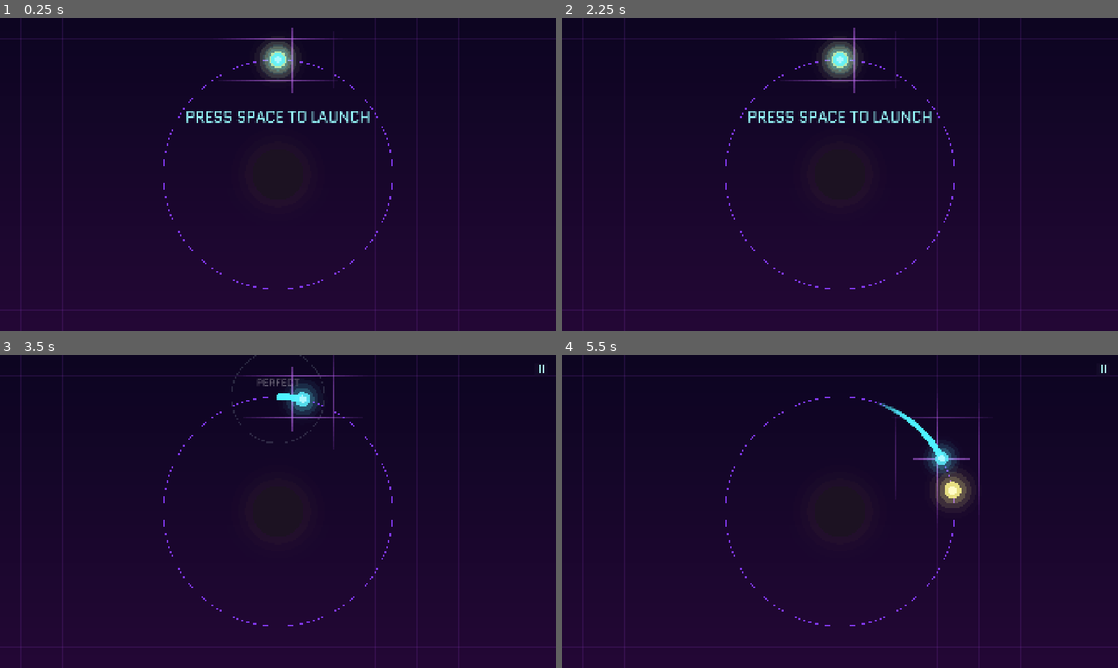
Above: before the commit, frames 1-4 (two rows, left to right).
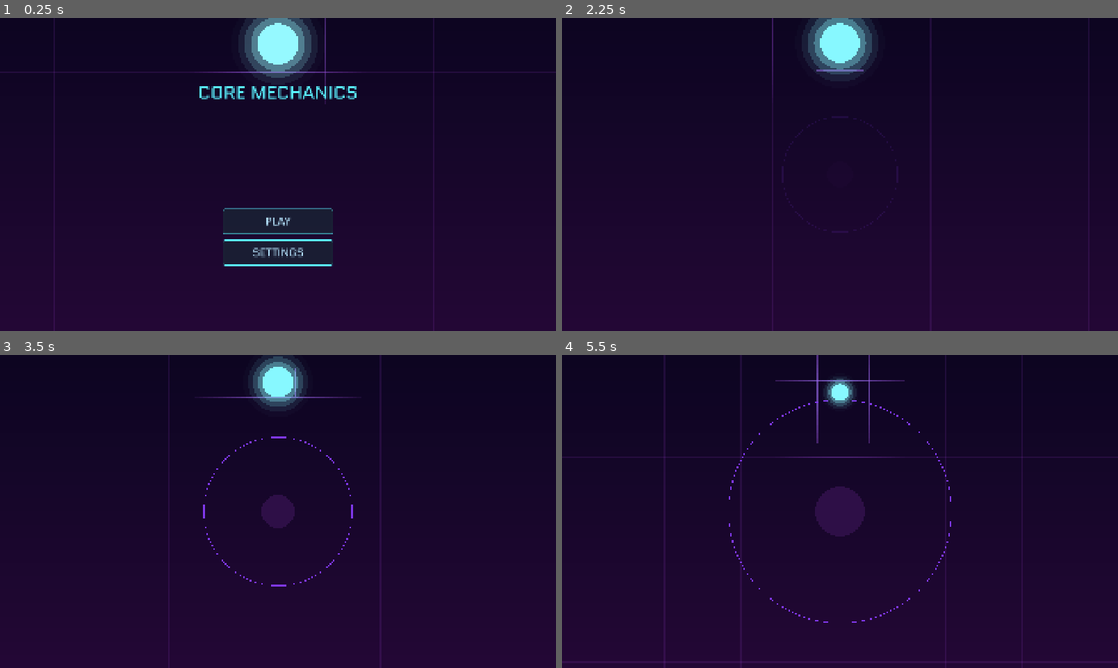
Above: after the commit, the same moments.

Repository: kjbrown-sandbox/juniper-dev-gamejam
Game: Godot game, scene res://MainMenu.tscn
Same seed, same stepped clock (60 frames per second), same inputs: the game is played once before the commit and once after it. Before the commit the project starts from res://Game.tscn.
Inputs (mouse positions are in pixels of both pictures, inside the frame that each line leads up to):
- Up to frame 1 (0.25 s): no input
- Up to frame 2 (2.25 s): click (840, 252) at 0.5 s, where only the run after the commit has a clickable "SETTINGS"; click (840, 193) at 1.25 s, where only the run after the commit has a clickable "BACK"; click (840, 221) at 2 s, where only the run after the commit has a clickable "PLAY"
- Up to frame 3 (3.5 s): tap Enter at 2.75 s; move the mouse to (400, 495) at 2.77 s; hold Up from 2.78 s (still down); hold F from 2.78 s (still down); click (400, 495) at 2.92 s; tap Space at 3.02 s
- Up to frame 4 (5.5 s): move the mouse to (728, 527) at 3.52 s; release Up at 3.53 s; release F at 3.53 s; hold Down 3.53-4.28 s; tap Y at 3.6 s; click (728, 527) at 3.67 s; tap Space at 3.77, 5.27 s; move the mouse to (895, 442) at 4.27 s; hold Up from 4.28 s (still down); tap Enter at 4.35 s; click (895, 442) at 4.42 s; move the mouse to (812, 574) at 5.02 s; tap Keypad Enter at 5.1 s; click (812, 574) at 5.17 s

The runs differ from the first frame. In frame 1, 5.5% of the frame differs, in the area x 0-100%, y 0-94%; in frame 2, 3.8%; in frame 3, 3.6%; in frame 4, 4.7%.

Commit message:
Add main menu scene with seamless moon-fall intro
MainMenu.tscn/.gd is now the project main_scene (own scene, not a Game.gd phase):
- Centered PLAY / SETTINGS as Control nodes; SETTINGS opens a volume panel whose
  slider drives the Master bus (cyan track, 2x grabber, live % readout).
- Menu theme 'Space Sprinkles' starts on launch and fades out during the intro.
- Background grid + glowing hero moon match the in-game look.
- Pressing PLAY runs a moon-drop cinematic that ends on the game's exact first
  frame (moon on the ring's top edge), then cuts to Game.tscn seamlessly.

Game.gd left untouched (separate in-progress work).

Co-Authored-By: Claude Opus 4.8 (1M context) <noreply@anthropic.com>

Diff:
--- /dev/null
+++ b/MainMenu.gd
@@ -0,0 +1,423 @@
+extends Node2D
+# Main menu — its OWN scene (project main_scene). PLAY loads Game.tscn; SETTINGS opens a
+# volume panel. Drawn to feel like the game: same VisualStyle palette, the neon grid (here
+# zoomed-in so only a "tiny piece" shows = big cells), and a glowing hero moon — the object
+# that will later "fall" into the game during the menu→game transition (a later step).
+
+# Palette + font shared with the game (assigned in MainMenu.tscn; falls back to defaults).
+@export var style: VisualStyle
+@export var ui_font: Font
+
+const TITLE := "CORE MECHANICS"     # working title — easy to change
+const MENU_GRID_MULT := 2.6         # bigger cells than in-game → reads as a zoomed-in slice
+const MENU_GLOW_RADIUS := 320.0     # screen px the moon (and later the cursor) shines the grid
+const MENU_GLOW_STRENGTH := 0.8
+const DEFAULT_VOLUME := 80.0        # 0..100, session-only (no save system this jam)
+
+const MENU_MOON_FRAC := 0.08        # menu moon sits high (above the ring's top) so it can drop onto it
+const MENU_MOON_R := 70.0           # menu moon radius (the "huge, zoomed-in" hero)
+
+# Mirrors of Game's start geometry, so the zoom-out reveal lands EXACTLY on the game's first
+# frame (moon at the top of ring 0, planet centered) and the scene cut is invisible.
+const BASE_RADIUS := 180.0
+const PLANET_RADIUS := 40.0
+const MOON_RADIUS := 10.0           # must match Game.gd moon_radius for a seamless hand-off
+const MAX_ZOOM := 2.2
+const VIEW_MARGIN := 0.80
+const INTRO_DUR := 4.0              # seconds of slow zoom-out + fall before the cut to Game.tscn
+
+var time := 0.0
+var moon_pos := Vector2.ZERO
+var volume := DEFAULT_VOLUME
+var state := "menu"                 # menu | intro
+var intro_t := 0.0
+
+var _ui: CanvasLayer
+var _title: Label
+var _menu_box: Control
+var _settings_box: Control
+var _pct_label: Label
+var _music: AudioStreamPlayer
+var _music_started := false
+
+
+func _ready() -> void:
+	if style == null:
+		style = load("res://styles/standard.tres")
+	if ui_font == null:
+		ui_font = load("res://assets/fonts/Quantico/Quantico-Regular.ttf")
+	_set_volume(volume)
+	_build_music()
+	_build_ui()
+
+
+func _process(delta: float) -> void:
+	time += delta
+	var vp := get_viewport_rect().size
+	if state == "intro":
+		intro_t += delta
+		# Fade the menu theme out over the fall, silent by the time the moon lands.
+		var fp := smoothstep(0.0, 1.0, clampf(intro_t / INTRO_DUR, 0.0, 1.0))
+		var lin := clampf(1.0 - fp, 0.0, 1.0)
+		_music.volume_db = -80.0 if lin <= 0.001 else linear_to_db(lin)
+		if intro_t >= INTRO_DUR:
+			get_tree().change_scene_to_file("res://Game.tscn")
+			return
+	else:
+		# Hero moon hovers upper-center with a gentle bob.
+		moon_pos = Vector2(vp.x * 0.5, vp.y * MENU_MOON_FRAC + sin(time * 1.3) * 10.0)
+	queue_redraw()
+
+
+func _input(event: InputEvent) -> void:
+	if state != "menu":
+		return
+	# Web autoplay policy: audio won't start until a user gesture — kick the music on the
+	# first click or keypress.
+	if not _music_started and (event is InputEventMouseButton or event is InputEventKey):
+		_start_music()
+
+
+# ── Rendering ──────────────────────────────────────────────
+func _draw() -> void:
+	var vp := get_viewport_rect().size
+	if state == "intro":
+		_draw_intro(vp)
+		return
+	_draw_bg(vp, _menu_spacing(), moon_pos)
+	# The moon shines the grid patch under it, exactly like the in-game moon.
+	# DEFERRED (waiting on the other agent's final cell-lighting): also feed the mouse
+	# position here so the cursor lights the grid the same way. Hook:
+	#     _grid_shine(vp, _menu_spacing(), get_local_mouse_position(), style.moon_slow)
+	var mcol := style.moon_slow.lerp(style.moon_fast, 0.35 + 0.2 * sin(time * 4.0))
+	_glow_circle(moon_pos, MENU_MOON_R + 3.0 * sin(time * 1.3), mcol)
+
+
+# The "press PLAY" cinematic: the huge menu moon shrinks and the camera pulls back, revealing
+# it settling onto the top of ring 0 with the planet at center — i.e. the game's exact first
+# frame — then we cut to Game.tscn. A short crossfade at the end hides the cut.
+func _draw_intro(vp: Vector2) -> void:
+	var raw := clampf(intro_t / INTRO_DUR, 0.0, 1.0)
+	var center := vp * 0.5
+	var z_end := minf(MAX_ZOOM, (minf(vp.x, vp.y) * 0.5 * VIEW_MARGIN) / BASE_RADIUS)
+
+	# The ring + core zoom in from small, their TOP edge rising to meet the falling moon. Everything
+	# settles to z_end = the game's exact first frame, so the cut into Game.tscn is seamless.
+	var cam_z := lerpf(z_end * 0.5, z_end, smoothstep(0.0, 1.0, raw))
+	var wa := clampf(raw / 0.35, 0.0, 1.0)             # fade the world in over the first part
+
+	# Moon falls STRAIGHT DOWN (x dead-centre) from high above onto the ring's TOP — the spot the
+	# game's moon starts at: centre + (0, -base_radius) * z_end. No rise, no sideways drift.
+	var ring_top := center + Vector2(0.0, -BASE_RADIUS * z_end)
+	var start_pos := Vector2(center.x, vp.y * MENU_MOON_FRAC)
+	var mp := start_pos.lerp(ring_top, raw * raw)      # ease-in = gravity acceleration
+	var mr := lerpf(MENU_MOON_R, MOON_RADIUS * z_end, raw)
+
+	# Grid: game spacing/phase (from 0), so it lines up with the real grid at the hand-off.
+	_draw_bg(vp, lerpf(_menu_spacing(), style.grid_spacing, raw), mp)
+
+	# Core + ring (centred), zooming in + fading in beneath the falling moon.
+	var rcol := style.ring_locked
+	rcol.a *= wa
+	draw_arc(center, BASE_RADIUS * cam_z, 0.0, TAU, 96, rcol, style.ring_w_locked)
+	var pcol := style.planet_sick
+	pcol.a *= wa
+	draw_circle(center, PLANET_RADIUS * cam_z, pcol)
+
+	_glow_circle(mp, mr, style.moon_slow.lerp(style.moon_fast, 0.4))
+
+
+func _menu_spacing() -> float:
+	return maxf(8.0, style.grid_spacing * MENU_GRID_MULT)
+
+
+func _draw_bg(vp: Vector2, sp: float, shine_center: Vector2) -> void:
+	# Gradient backdrop (same 2-/3-stop logic as Game._draw_background).
+	if style.bg_top.a > 0.0 or style.bg_bottom.a > 0.0:
+		var n := maxi(1, style.bg_bands)
+		for i in n:
+			var f := float(i) / float(n)
+			var col: Color
+			if style.use_bg_mid:
+				col = style.bg_top.lerp(style.bg_mid, f * 2.0) if f < 0.5 else style.bg_mid.lerp(style.bg_bottom, (f - 0.5) * 2.0)
+			else:
+				col = style.bg_top.lerp(style.bg_bottom, f)
+			draw_rect(Rect2(0.0, vp.y * f, vp.x, vp.y / float(n) + 1.0), col)
+	if style.enable_starfield:
+		_draw_starfield(vp)
+	if style.enable_grid:
+		# Grid drawn from 0 (same phase as the in-game grid) so it doesn't drift against the real
+		# grid during the hand-off into Game.tscn.
+		var x := 0.0
+		while x <= vp.x:
+			draw_line(Vector2(x, 0), Vector2(x, vp.y), style.grid_color, 1.0)
+			x += sp
+		var y := 0.0
+		while y <= vp.y:
+			draw_line(Vector2(0, y), Vector2(vp.x, y), style.grid_color, 1.0)
+			y += sp
+		_grid_shine(vp, sp, shine_center, style.moon_slow)
+
+
+func _grid_shine(vp: Vector2, sp: float, center: Vector2, tint: Color) -> void:
+	# Local shine: only the patch of grid right around `center` brightens (2D falloff), drawn
+	# as short segments so whole lines don't light up. Mirrors Game._grid_shine.
+	var rad := MENU_GLOW_RADIUS
+	var step := 16.0
+	var gx := ceilf((center.x - rad) / sp) * sp
+	while gx <= center.x + rad:
+		if gx >= 0.0 and gx <= vp.x:
+			var yy := center.y - rad
+			while yy <= center.y + rad:
+				var k := clampf(1.0 - Vector2(gx, yy + step * 0.5).distance_to(center) / rad, 0.0, 1.0)
+				if k > 0.02:
+					var col := style.grid_color.lerp(Color(tint.r, tint.g, tint.b, style.grid_color.a), 0.3 * k)
+					col.a = clampf(MENU_GLOW_STRENGTH * k, 0.0, 1.0)
+					draw_line(Vector2(gx, yy), Vector2(gx, yy + step), col, 1.0 + k * 1.5)
+				yy += step
+		gx += sp
+	var gy := ceilf((center.y - rad) / sp) * sp
+	while gy <= center.y + rad:
+		if gy >= 0.0 and gy <= vp.y:
+			var xx := center.x - rad
+			while xx <= center.x + rad:
+				var k := clampf(1.0 - Vector2(xx + step * 0.5, gy).distance_to(center) / rad, 0.0, 1.0)
+				if k > 0.02:
+					var col := style.grid_color.lerp(Color(tint.r, tint.g, tint.b, style.grid_color.a), 0.3 * k)
+					col.a = clampf(MENU_GLOW_STRENGTH * k, 0.0, 1.0)
+					draw_line(Vector2(xx, gy), Vector2(xx + step, gy), col, 1.0 + k * 1.5)
+				xx += step
+		gy += sp
+
+
+func _draw_starfield(vp: Vector2) -> void:
+	var rng := RandomNumberGenerator.new()
+	rng.seed = 1337
+	for i in style.star_count:
+		var p := Vector2(rng.randf() * vp.x, rng.randf() * vp.y)
+		var rr := rng.randf_range(0.6, 1.9)
+		var a := style.star_color.a
+		if style.star_twinkle > 0.0:
+			a *= 1.0 - style.star_twinkle * (0.5 + 0.5 * sin(time * 2.2 + float(i) * 1.7))
+		var col := style.star_color
+		col.a = clampf(a, 0.0, 1.0)
+		draw_circle(p, rr, col)
+
+
+# Fake bloom (renderer-agnostic, safe for web): stacked alpha circles + a crisp core.
+func _glow_circle(pos: Vector2, r: float, col: Color) -> void:
+	if style.glow_enable:
+		for i in range(style.glow_layers, 0, -1):
+			var lt := float(i) / float(style.glow_layers)
+			var gc := col
+			gc.a = col.a * style.glow_alpha * (1.0 - lt) * (1.0 - lt)
+			draw_circle(pos, r * (1.0 + (style.glow_spread - 1.0) * lt), gc)
+	draw_circle(pos, r, col)
+
+
+# ── Audio ──────────────────────────────────────────────────
+func _build_music() -> void:
+	_music = AudioStreamPlayer.new()
+	_music.bus = "Master"
+	# Menu theme = "Space Sprinkles" (in-game "magic space" is triggered from Game.gd instead).
+	var stream: AudioStream = load("res://assets/sound/Space Sprinkles.mp3")
+	if stream != null:
+		if stream is AudioStreamMP3:
+			(stream as AudioStreamMP3).loop = true
+		_music.stream = stream
+	add_child(_music)
+	# Start as soon as the menu launches. On web the browser keeps audio suspended until the
+	# first user gesture, then auto-resumes this stream; _input() is a belt-and-suspenders retry.
+	_music.play()
+
+
+func _start_music() -> void:
+	_music_started = true
+	if _music.stream != null and not _music.playing:
+		_music.play()
+
+
+func _set_volume(percent: float) -> void:
+	volume = clampf(percent, 0.0, 100.0)
+	# Master bus is index 0 (always present, no bus-layout file needed).
+	var db := -80.0 if volume <= 0.0 else linear_to_db(volume / 100.0)
+	AudioServer.set_bus_volume_db(0, db)
+
+
+# ── UI (built in code; this scene owns no .tscn node structure to edit) ──
+func _build_ui() -> void:
+	_ui = CanvasLayer.new()
+	add_child(_ui)
+
+	# Title, anchored top-center.
+	var title := Label.new()
+	title.text = TITLE
+	title.add_theme_font_override("font", ui_font)
+	title.add_theme_font_size_override("font_size", 64)
+	title.add_theme_color_override("font_color", style.moon_slow)
+	title.horizontal_alignment = HORIZONTAL_ALIGNMENT_CENTER
+	title.set_anchors_preset(Control.PRESET_TOP_WIDE)
+	title.offset_top = 210.0
+	title.mouse_filter = Control.MOUSE_FILTER_IGNORE
+	_title = title
+	_ui.add_child(title)
+
+	# Main buttons, horizontally centered, pushed to the lower-middle so they clear the moon.
+	_menu_box = _make_center()
+	_menu_box.anchor_top = 0.40
+	var vb := VBoxContainer.new()
+	vb.add_theme_constant_override("separation", 20)
+	var play_btn := _make_button("PLAY")
+	play_btn.pressed.connect(_on_play)
+	var settings_btn := _make_button("SETTINGS")
+	settings_btn.pressed.connect(_on_settings)
+	vb.add_child(play_btn)
+	vb.add_child(settings_btn)
+	_menu_box.add_child(vb)
+	_ui.add_child(_menu_box)
+
+	# Settings panel, dead-center, hidden until SETTINGS pressed.
+	_settings_box = _make_center()
+	var panel := PanelContainer.new()
+	panel.add_theme_stylebox_override("panel", _sb(Color(0.08, 0.09, 0.14, 0.96), style.moon_slow))
+	var pv := VBoxContainer.new()
+	pv.add_theme_constant_override("separation", 22)
+	pv.custom_minimum_size = Vector2(560, 0)
+	var vol_label := _make_label("VOLUME", 32)
+	var row := HBoxContainer.new()
+	row.add_theme_constant_override("separation", 18)
+	var slider := HSlider.new()
+	slider.min_value = 0.0
+	slider.max_value = 100.0
+	slider.step = 1.0
+	slider.value = volume
+	slider.custom_minimum_size = Vector2(0, 44)
+	slider.size_flags_horizontal = Control.SIZE_EXPAND_FILL
+	slider.size_flags_vertical = Control.SIZE_SHRINK_CENTER
+	_style_slider(slider)
+	slider.value_changed.connect(_on_volume_changed)
+	_pct_label = _make_label("%d%%" % int(round(volume)), 28)
+	_pct_label.custom_minimum_size = Vector2(96, 0)
+	_pct_label.horizontal_alignment = HORIZONTAL_ALIGNMENT_RIGHT
+	row.add_child(slider)
+	row.add_child(_pct_label)
+	var back_btn := _make_button("BACK")
+	back_btn.pressed.connect(_on_back)
+	pv.add_child(vol_label)
+	pv.add_child(row)
+	pv.add_child(back_btn)
+	panel.add_child(pv)
+	_settings_box.add_child(panel)
+	_settings_box.visible = false
+	_ui.add_child(_settings_box)
+
+
+func _make_center() -> Control:
+	var cc := CenterContainer.new()
+	cc.set_anchors_preset(Control.PRESET_FULL_RECT)
+	cc.mouse_filter = Control.MOUSE_FILTER_IGNORE
+	return cc
+
+
+func _make_label(text: String, size: int) -> Label:
+	var l := Label.new()
+	l.text = text
+	l.add_theme_font_override("font", ui_font)
+	l.add_theme_font_size_override("font_size", size)
+	l.add_theme_color_override("font_color", style.hud_text)
+	l.horizontal_alignment = HORIZONTAL_ALIGNMENT_CENTER
+	return l
+
+
+func _make_button(text: String) -> Button:
+	var b := Button.new()
+	b.text = text
+	b.custom_minimum_size = Vector2(380, 88)
+	b.add_theme_font_override("font", ui_font)
+	b.add_theme_font_size_override("font_size", 38)
+	b.add_theme_color_override("font_color", style.hud_text)
+	b.add_theme_color_override("font_hover_color", style.moon_fast)
+	b.add_theme_color_override("font_pressed_color", style.moon_fast)
+	var base := Color(0.10, 0.12, 0.20, 0.92)
+	var border := style.moon_slow
+	b.add_theme_stylebox_override("normal", _sb(base, border))
+	b.add_theme_stylebox_override("hover", _sb(base.lightened(0.10), border.lightened(0.15)))
+	b.add_theme_stylebox_override("pressed", _sb(base.darkened(0.10), border))
+	b.add_theme_stylebox_override("focus", _sb(base, border))
+	return b
+
+
+func _sb(bg: Color, border: Color) -> StyleBoxFlat:
+	var s := StyleBoxFlat.new()
+	s.bg_color = bg
+	s.border_color = border
+	s.set_border_width_all(2)
+	s.set_corner_radius_all(6)
+	s.set_content_margin_all(14)
+	return s
+
+
+# ── Button handlers ────────────────────────────────────────
+func _on_play() -> void:
+	# Kick off the moon-fall + zoom-out cinematic; _process cuts to Game.tscn when it ends.
+	if state != "menu":
+		return
+	state = "intro"
+	intro_t = 0.0
+	_title.visible = false
+	_menu_box.visible = false
+	_settings_box.visible = false
+	if not _music_started:
+		_start_music()
+
+
+func _on_settings() -> void:
+	_menu_box.visible = false
+	_settings_box.visible = true
+
+
+func _on_back() -> void:
+	_settings_box.visible = false
+	_menu_box.visible = true
+
+
+func _on_volume_changed(v: float) -> void:
+	_set_volume(v)
+	if _pct_label != null:
+		_pct_label.text = "%d%%" % int(round(v))
+
+
+# Cyan track + filled bar (same hue as everything else) and a grabber 2× the default size.
+func _style_slider(s: HSlider) -> void:
+	var track := StyleBoxFlat.new()
+	track.bg_color = Color(style.moon_slow.r, style.moon_slow.g, style.moon_slow.b, 0.55)
+	track.set_corner_radius_all(5)
+	track.content_margin_top = 5.0
+	track.content_margin_bottom = 5.0
+	s.add_theme_stylebox_override("slider", track)
+	var fill := StyleBoxFlat.new()
+	fill.bg_color = style.moon_slow
+	fill.set_corner_radius_all(5)
+	fill.content_margin_top = 5.0
+	fill.content_margin_bottom = 5.0
+	s.add_theme_stylebox_override("grabber_area", fill)
+	s.add_theme_stylebox_override("grabber_area_highlight", fill)
+	var grab := _make_grabber(34, style.moon_fast)
+	s.add_theme_icon_override("grabber", grab)
+	s.add_theme_icon_override("grabber_highlight", grab)
+	s.add_theme_icon_override("grabber_disabled", grab)
+
+
+func _make_grabber(diameter: int, col: Color) -> ImageTexture:
+	var img := Image.create(diameter, diameter, false, Image.FORMAT_RGBA8)
+	img.fill(Color(0, 0, 0, 0))
+	var rad := float(diameter) * 0.5
+	var ctr := Vector2(rad, rad)
+	for y in diameter:
+		for x in diameter:
+			var d := Vector2(x + 0.5, y + 0.5).distance_to(ctr)
+			if d <= rad:
+				var c := col
+				c.a = col.a * clampf(rad - d, 0.0, 1.0)   # 1px soft edge
+				img.set_pixelv(Vector2i(x, y), c)
+	return ImageTexture.create_from_image(img)
--- /dev/null
+++ b/MainMenu.tscn
@@ -0,0 +1,8 @@
+[gd_scene format=3 uid="uid://b7mnmenu01a2b"]
+
+[ext_resource type="Script" path="res://MainMenu.gd" id="1_mm"]
+[ext_resource type="Resource" path="res://styles/standard.tres" id="2_style"]
+
+[node name="MainMenu" type="Node2D"]
+script = ExtResource("1_mm")
+style = ExtResource("2_style")
--- a/project.godot
+++ b/project.godot
@@ -11,7 +11,7 @@
 [application]
 
 config/name="JuniperGameJam"
-run/main_scene="res://Game.tscn"
+run/main_scene="res://MainMenu.tscn"
 config/features=PackedStringArray("4.6", "GL Compatibility")
 config/icon="res://icon.svg"
 
Not shown, added: MainMenu.gd.uid
Not shown, added: assets/sound/Space Sprinkles.mp3.import
Not shown, changed: DESIGN_LOG.md
Not shown, added: assets/sound/Space Sprinkles.mp3
